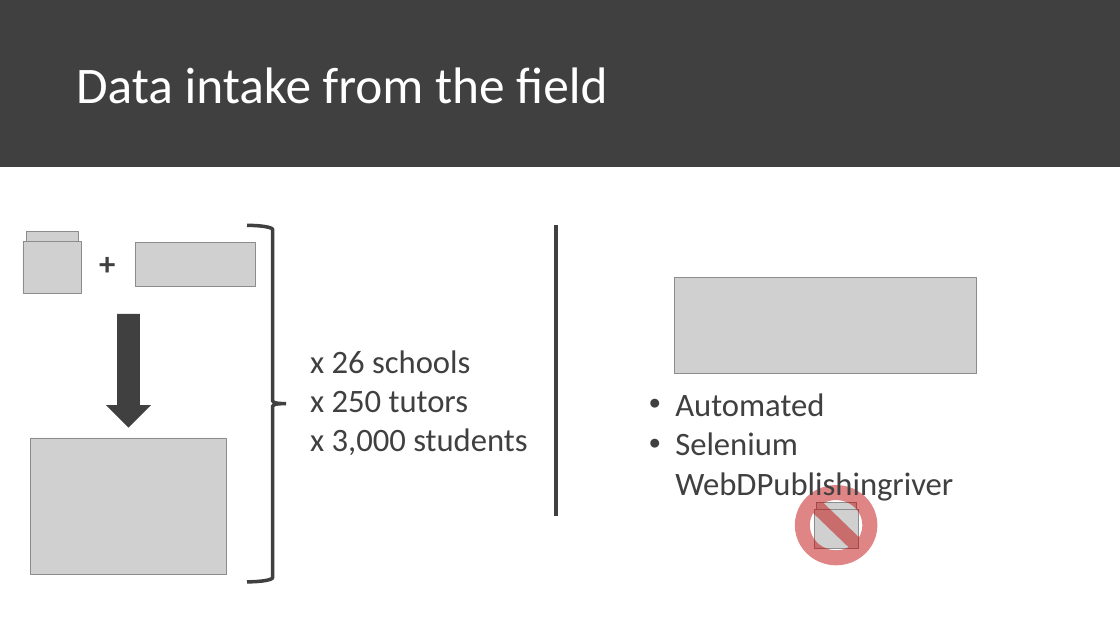
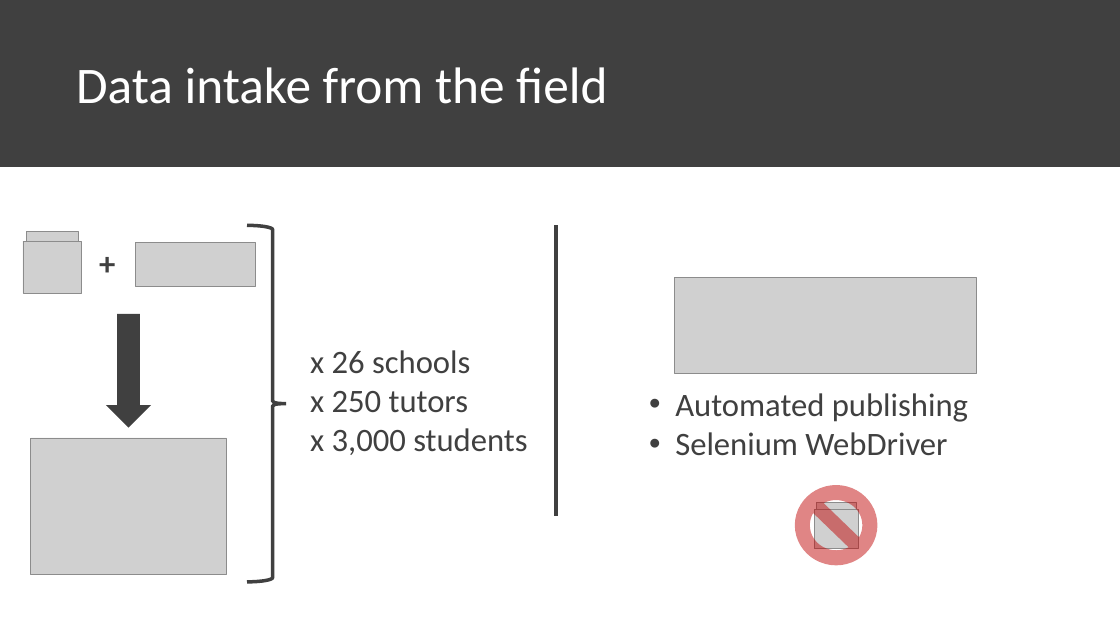
Before and after one commit to chrisluedtke/talks, a slide deck: slide 4 of 2018-06-14-ChiPy/Presentation.pptx. Drawn at 1120x630 pixels with LibreOffice and Linux fonts; fonts in the diff are those of the drawing; grey boxes stand for pictures. Boxes give left, top, right and bottom in pixels: in the first picture for what was removed or moved away, otherwise in the second. Text is boxed around its words. In the diff, an @@ line names an element or a change of style, - is before the commit and + after.

```diff
--- a/2018-06-14-ChiPy/Presentation.pptx
+++ b/2018-06-14-ChiPy/Presentation.pptx
@@ text at bbox=[675, 393, 968, 455]: text changed @@
-• Automated
-• Selenium WebDPublishingriver
+• Automated publishing
+• Selenium WebDriver
```
